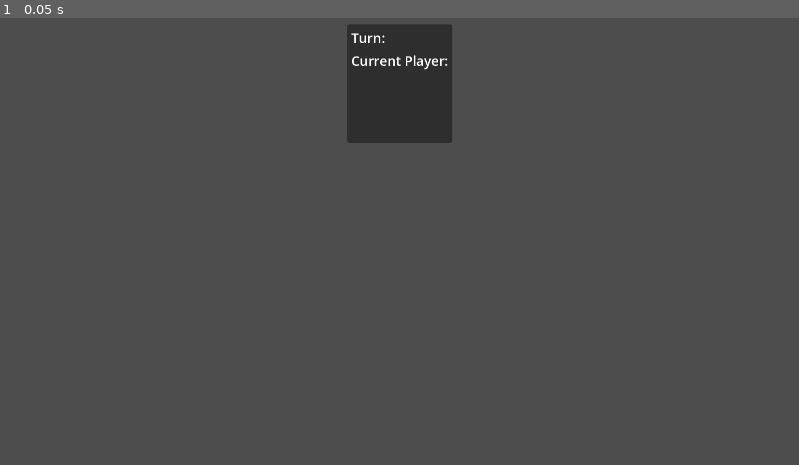
Above: before the commit, frame 1.
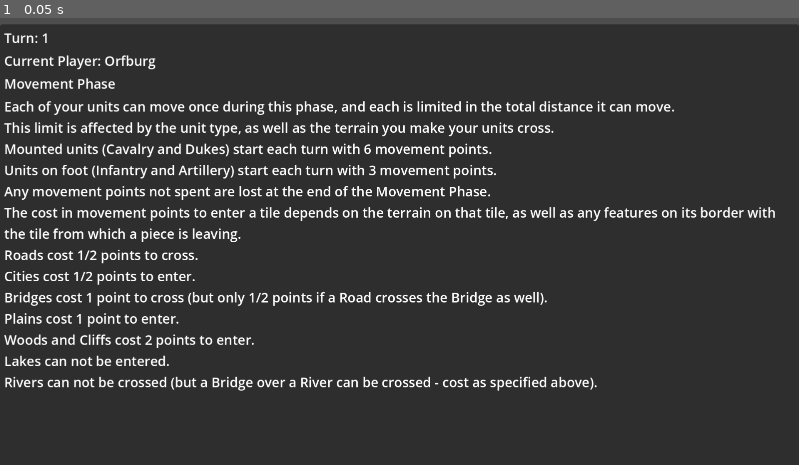
Above: after the commit, the same moment.

Repository: Jayjader/WarOfTheDukes
Game: Godot game, scene res://game_session/game_play/game_play_root.tscn
The game is run twice, just before and just after one commit, with the same random seed, the same clock (stepped at 60 frames per second) and the same inputs. This scene is started directly instead of the project's main scene.
Inputs:
- Up to frame 1 (0.05 s): no input

The runs differ from the first frame. In frame 1, 93% of the frame differs, in the area x 0-100%, y 1-100%.

Commit message:
keep it simple(, silly) for changing displayed control contents at runtime

Diff:
--- a/game_session/game_play/game_play_root.gd
+++ b/game_session/game_play/game_play_root.gd
@@ -17,7 +17,14 @@
 @export var current_player: Enums.Faction = Enums.Faction.Orfburg:
 	set(value):
 		current_player = value
-		%Player.set_text("Current Player: %s" % Enums.Faction.find_key(current_player))
+		if self.is_node_ready():
+			match current_player:
+				Enums.Faction.Orfburg:
+					%OrfburgCurrentPlayer.set_visible(true)
+					%WulfenburgCurrentPlayer.set_visible(false)
+				Enums.Faction.Wulfenburg:
+					%OrfburgCurrentPlayer.set_visible(false)
+					%WulfenburgCurrentPlayer.set_visible(true)
 
 const PHASE_INSTRUCTIONS = {
 	Enums.PlayPhase.MOVEMENT: """Each of your units can move once during this phase, and each is limited in the total distance it can move.
@@ -40,7 +47,13 @@
 	set(value):
 		current_phase = value
 		if self.is_node_ready():
-			%Phase.text = "Movement Phase" if current_phase == Enums.PlayPhase.MOVEMENT else "Combat Phase"
+			match current_phase:
+				Enums.PlayPhase.MOVEMENT:
+					%MovementPhase.set_visible(true)
+					%CombatPhase.set_visible(false)
+				Enums.PlayPhase.COMBAT:
+					%MovementPhase.set_visible(false)
+					%CombatPhase.set_visible(true)
 			%PhaseInstruction.text = PHASE_INSTRUCTIONS[current_phase]
 
 const INSTRUCTIONS = {
--- a/game_session/game_play/game_play_root.tscn
+++ b/game_session/game_play/game_play_root.tscn
@@ -9,17 +9,14 @@
 anchor_bottom = 1.0
 grow_horizontal = 2
 grow_vertical = 2
+mouse_filter = 2
 script = ExtResource("1_kicvc")
-current_phase = 1
 
 [node name="TopMargin" type="MarginContainer" parent="."]
 layout_mode = 1
-anchors_preset = 5
-anchor_left = 0.5
-anchor_right = 0.5
-offset_left = -20.5
-offset_right = 20.5
-offset_bottom = 40.0
+anchors_preset = 10
+anchor_right = 1.0
+offset_bottom = 2777.0
 grow_horizontal = 2
 theme_override_constants/margin_top = 20
 
@@ -44,20 +41,48 @@
 [node name="Turn" type="Label" parent="TopMargin/Panel/Margins/HBox/VBox"]
 unique_name_in_owner = true
 layout_mode = 2
-text = "Turn:"
+text = "Turn: 1"
 
-[node name="Player" type="Label" parent="TopMargin/Panel/Margins/HBox/VBox"]
+[node name="OrfburgCurrentPlayer" type="Label" parent="TopMargin/Panel/Margins/HBox/VBox"]
 unique_name_in_owner = true
 layout_mode = 2
-text = "Current Player:"
+text = "Current Player: Orfburg"
 
-[node name="Phase" type="Label" parent="TopMargin/Panel/Margins/HBox/VBox"]
+[node name="WulfenburgCurrentPlayer" type="Label" parent="TopMargin/Panel/Margins/HBox/VBox"]
+unique_name_in_owner = true
+visible = false
+layout_mode = 2
+text = "Current Player: Wulfenburg"
+
+[node name="MovementPhase" type="Label" parent="TopMargin/Panel/Margins/HBox/VBox"]
 unique_name_in_owner = true
 layout_mode = 2
+text = "Movement Phase"
+
+[node name="CombatPhase" type="Label" parent="TopMargin/Panel/Margins/HBox/VBox"]
+unique_name_in_owner = true
+visible = false
+layout_mode = 2
+text = "CombatPhase"
 
 [node name="PhaseInstruction" type="Label" parent="TopMargin/Panel/Margins/HBox/VBox"]
 unique_name_in_owner = true
 layout_mode = 2
+text = "Each of your units can move once during this phase, and each is limited in the total distance it can move.
+This limit is affected by the unit type, as well as the terrain you make your units cross.
+Mounted units (Cavalry and Dukes) start each turn with 6 movement points.
+Units on foot (Infantry and Artillery) start each turn with 3 movement points.
+Any movement points not spent are lost at the end of the Movement Phase.
+The cost in movement points to enter a tile depends on the terrain on that tile, as well as any features on its border with the tile from which a piece is leaving.
+Roads cost 1/2 points to cross.
+Cities cost 1/2 points to enter.
+Bridges cost 1 point to cross (but only 1/2 points if a Road crosses the Bridge as well).
+Plains cost 1 point to enter.
+Woods and Cliffs cost 2 points to enter.
+Lakes can not be entered.
+Rivers can not be crossed (but a Bridge over a River can be crossed - cost as specified above).
+"
+autowrap_mode = 3
 
 [node name="SubPhaseInstruction" type="Label" parent="TopMargin/Panel/Margins/HBox/VBox"]
 unique_name_in_owner = true
